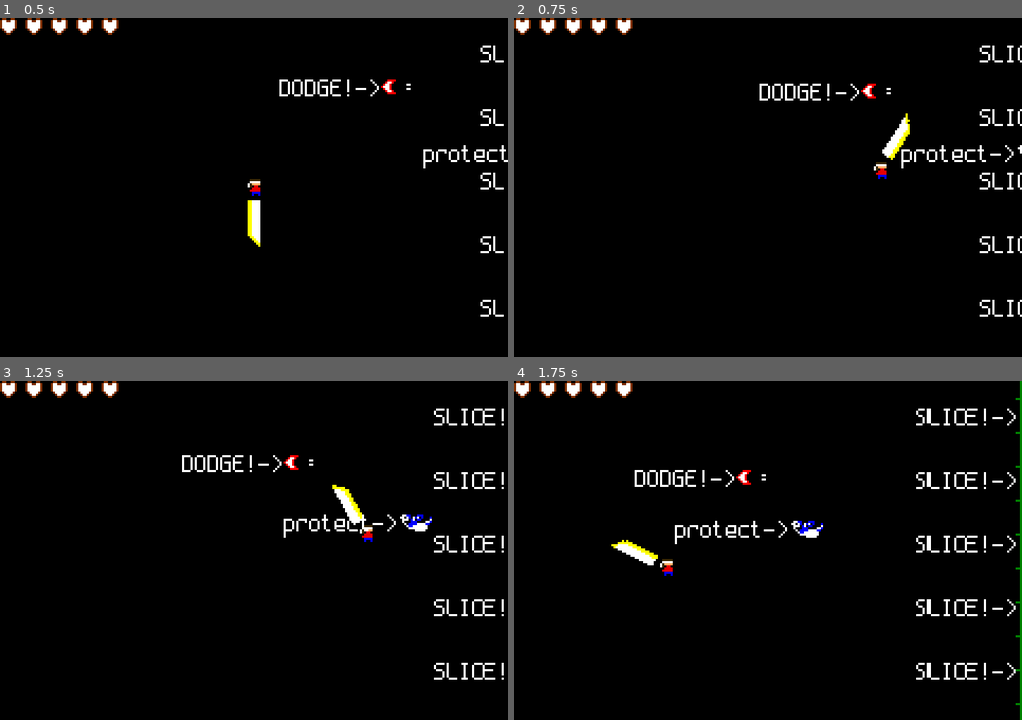
Above: before the commit, frames 1-4 (two rows, left to right).
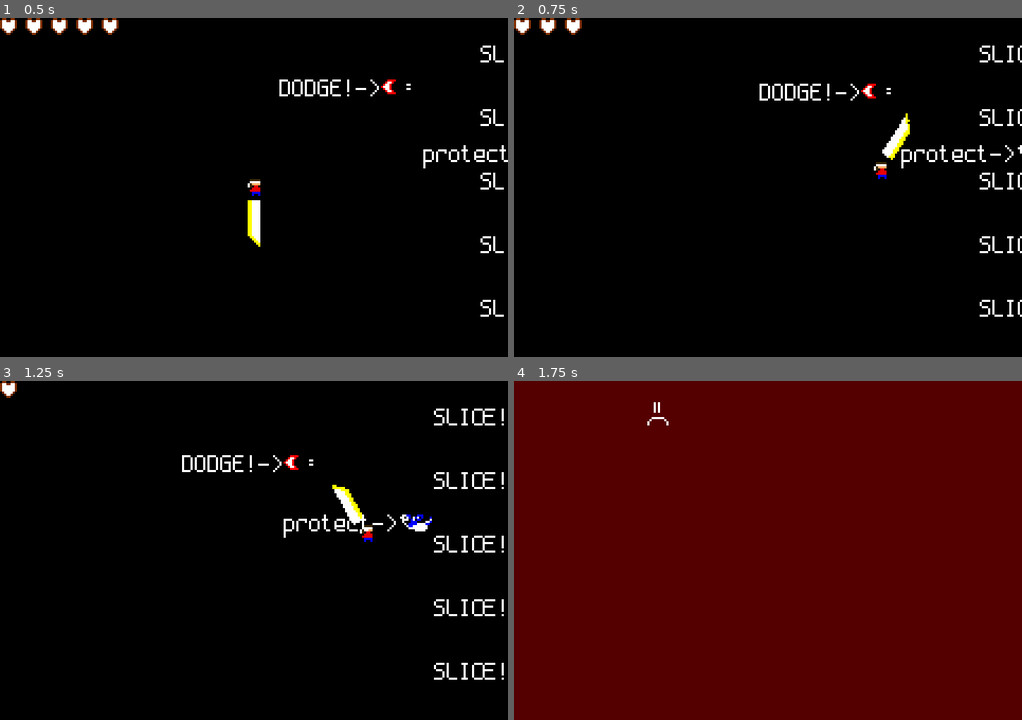
Above: after the commit, the same moments.

Repository: bytomancer/clonq-jam-2026
Game: Godot game, scene res://scn/main.tscn
Same seed, same stepped clock (60 frames per second), same inputs: the game is played once before the commit and once after it.
Inputs (mouse positions are in pixels of both pictures, inside the frame that each line leads up to):
- Up to frame 1 (0.5 s): no input
- Up to frame 2 (0.75 s): tap Enter (ui_accept) at 0.5, 0.6 s; move the mouse to (879, 170) at 0.52 s
- Up to frame 3 (1.25 s): tap Enter (ui_accept) at 0.77, 1.07 s
- Up to frame 4 (1.75 s): move the mouse to (666, 567) at 1.27 s; tap Enter (ui_accept) at 1.35, 1.52 s

Frame 1 is identical in both runs. In frame 2, 0.2% of the frame differs, in the area x 15-24%, y 0-5%; in frame 3, 0.5%; in frame 4, 100%, in the area x 0-100%, y 0-100%.

Commit message:
Heart system

Diff:
--- a/godot/scn/main.tscn
+++ b/godot/scn/main.tscn
@@ -16,6 +16,7 @@
 [ext_resource type="Texture2D" uid="uid://dhrcw708lt8q5" path="res://ass/arrow.png" id="14_altm0"]
 [ext_resource type="Script" uid="uid://yfbybpnqo1c6" path="res://src/arrow.gd" id="14_wc0fe"]
 [ext_resource type="Texture2D" uid="uid://ed27ou2ans37" path="res://ass/heart.png" id="16_qy7k8"]
+[ext_resource type="Texture2D" uid="uid://c3wm3se5ovxi0" path="res://ass/1heart.png" id="16_vwxr4"]
 
 [sub_resource type="LabelSettings" id="LabelSettings_4r6w6"]
 font = ExtResource("12_x8hhd")
@@ -211,6 +212,70 @@
 
 [sub_resource type="RectangleShape2D" id="RectangleShape2D_qy7k8"]
 size = Vector2(11, 5)
+
+[sub_resource type="AtlasTexture" id="AtlasTexture_xs02v"]
+atlas = ExtResource("16_qy7k8")
+region = Rect2(0, 0, 8, 16)
+
+[sub_resource type="AtlasTexture" id="AtlasTexture_nhm61"]
+atlas = ExtResource("16_qy7k8")
+region = Rect2(8, 0, 8, 16)
+
+[sub_resource type="AtlasTexture" id="AtlasTexture_6d0je"]
+atlas = ExtResource("16_qy7k8")
+region = Rect2(16, 0, 8, 16)
+
+[sub_resource type="AtlasTexture" id="AtlasTexture_inono"]
+atlas = ExtResource("16_qy7k8")
+region = Rect2(24, 0, 8, 16)
+
+[sub_resource type="AtlasTexture" id="AtlasTexture_hn8gl"]
+atlas = ExtResource("16_qy7k8")
+region = Rect2(32, 0, 8, 16)
+
+[sub_resource type="AtlasTexture" id="AtlasTexture_m1xow"]
+atlas = ExtResource("16_qy7k8")
+region = Rect2(40, 0, 8, 16)
+
+[sub_resource type="AtlasTexture" id="AtlasTexture_sywa5"]
+atlas = ExtResource("16_qy7k8")
+region = Rect2(48, 0, 8, 16)
+
+[sub_resource type="AtlasTexture" id="AtlasTexture_rgggd"]
+atlas = ExtResource("16_qy7k8")
+region = Rect2(56, 0, 8, 16)
+
+[sub_resource type="SpriteFrames" id="SpriteFrames_6ecc7"]
+animations = [{
+"frames": [{
+"duration": 1.0,
+"texture": SubResource("AtlasTexture_xs02v")
+}, {
+"duration": 1.0,
+"texture": SubResource("AtlasTexture_nhm61")
+}, {
+"duration": 1.0,
+"texture": SubResource("AtlasTexture_6d0je")
+}, {
+"duration": 1.0,
+"texture": SubResource("AtlasTexture_inono")
+}, {
+"duration": 1.0,
+"texture": SubResource("AtlasTexture_hn8gl")
+}, {
+"duration": 1.0,
+"texture": SubResource("AtlasTexture_m1xow")
+}, {
+"duration": 1.0,
+"texture": SubResource("AtlasTexture_sywa5")
+}, {
+"duration": 1.0,
+"texture": SubResource("AtlasTexture_rgggd")
+}],
+"loop": false,
+"name": &"default",
+"speed": 10.0
+}]
 
 [node name="Main" type="Node2D" unique_id=970221214]
 metadata/_edit_horizontal_guides_ = [80.0]
@@ -232,6 +297,7 @@
 script = ExtResource("3_n2tm1")
 
 [node name="Player" type="Node2D" parent="." unique_id=2107893400 node_paths=PackedStringArray("target")]
+unique_name_in_owner = true
 position = Vector2(120, 80)
 script = ExtResource("1_a14j1")
 target = NodePath("Guy")
@@ -498,37 +564,46 @@
 position = Vector2(-8, -1)
 polygon = PackedVector2Array(0, 0, 4, -3, 4, 4, 0, 1)
 
-[node name="Control" type="Control" parent="." unique_id=1037340713]
+[node name="HUD" type="Control" parent="." unique_id=1037340713]
+unique_name_in_owner = true
 layout_mode = 3
 anchors_preset = 0
 offset_right = 40.0
 offset_bottom = 40.0
 
-[node name="GridContainer" type="GridContainer" parent="Control" unique_id=1667549220]
+[node name="HeartGrid" type="GridContainer" parent="HUD" unique_id=1667549220]
 layout_mode = 0
 offset_right = 40.0
 offset_bottom = 40.0
 columns = 5
 
-[node name="Heart1" type="TextureRect" parent="Control/GridContainer" unique_id=1250109858]
+[node name="Heart1" type="TextureRect" parent="HUD/HeartGrid" unique_id=1250109858]
 layout_mode = 2
-texture = ExtResource("16_qy7k8")
-
-[node name="Heart2" type="TextureRect" parent="Control/GridContainer" unique_id=1171059420]
+texture = ExtResource("16_vwxr4")
+
+[node name="Heart2" type="TextureRect" parent="HUD/HeartGrid" unique_id=1949707180]
 layout_mode = 2
-texture = ExtResource("16_qy7k8")
-
-[node name="Heart3" type="TextureRect" parent="Control/GridContainer" unique_id=426139715]
+texture = ExtResource("16_vwxr4")
+
+[node name="Heart3" type="TextureRect" parent="HUD/HeartGrid" unique_id=1807815282]
 layout_mode = 2
-texture = ExtResource("16_qy7k8")
-
-[node name="Heart4" type="TextureRect" parent="Control/GridContainer" unique_id=6858817]
+texture = ExtResource("16_vwxr4")
+
+[node name="Heart4" type="TextureRect" parent="HUD/HeartGrid" unique_id=322716797]
 layout_mode = 2
-texture = ExtResource("16_qy7k8")
-
-[node name="Heart5" type="TextureRect" parent="Control/GridContainer" unique_id=1985826166]
+texture = ExtResource("16_vwxr4")
+
+[node name="Heart5" type="TextureRect" parent="HUD/HeartGrid" unique_id=1348082027]
 layout_mode = 2
-texture = ExtResource("16_qy7k8")
+texture = ExtResource("16_vwxr4")
+
+[node name="DeadHeartAnim" type="AnimatedSprite2D" parent="HUD" unique_id=1671506272]
+visible = false
+position = Vector2(52, 8)
+sprite_frames = SubResource("SpriteFrames_6ecc7")
+autoplay = "default"
+frame = 7
+frame_progress = 1.0
 
 [connection signal="body_entered" from="Player/Knife/Slicer" to="Player" method="_on_slicer_body_entered"]
 [connection signal="body_entered" from="Arrow/Tip" to="Arrow" method="_on_area_2d_body_entered"]
--- a/godot/src/arrow.gd
+++ b/godot/src/arrow.gd
@@ -75,7 +75,8 @@
 	if body.name == "Knife":
 		kill_self()
 	elif body.name == "Guy":
-		body.damage(damage_value)
+		%Player.reduce_hearts()
+		# body.damage(damage_value)
 	elif body.name == "Bird":
 		body.damage(damage_value)
 
--- a/godot/src/player.gd
+++ b/godot/src/player.gd
@@ -19,8 +19,20 @@
 	target.move_and_slide()
 	previous_knife_ang_vel = $Knife.angular_velocity
 
+func _input(_event: InputEvent) -> void:
+	if Input.is_action_just_released("ui_accept"):
+		reduce_hearts()
+
 func _on_slicer_body_entered(body: Node2D) -> void:
 	var knife_speed = abs(previous_knife_ang_vel)
 	var dmg = knife_speed * damage_multiplier
 	print(dmg)
 	body.damage(dmg)
+
+func reduce_hearts() -> void:
+	var h = %HUD/HeartGrid.get_child(1)
+	if h == null:
+		get_tree().change_scene_to_file("res://scn/lose.tscn")
+	else:
+		h.hide()
+		h.queue_free()
Binary file added: godot/ass/1heart.png
Not shown, added: godot/ass/1heart.png.import
Binary file changed: godot/ass/heart.png
Not shown, changed: assets/heart.ase
